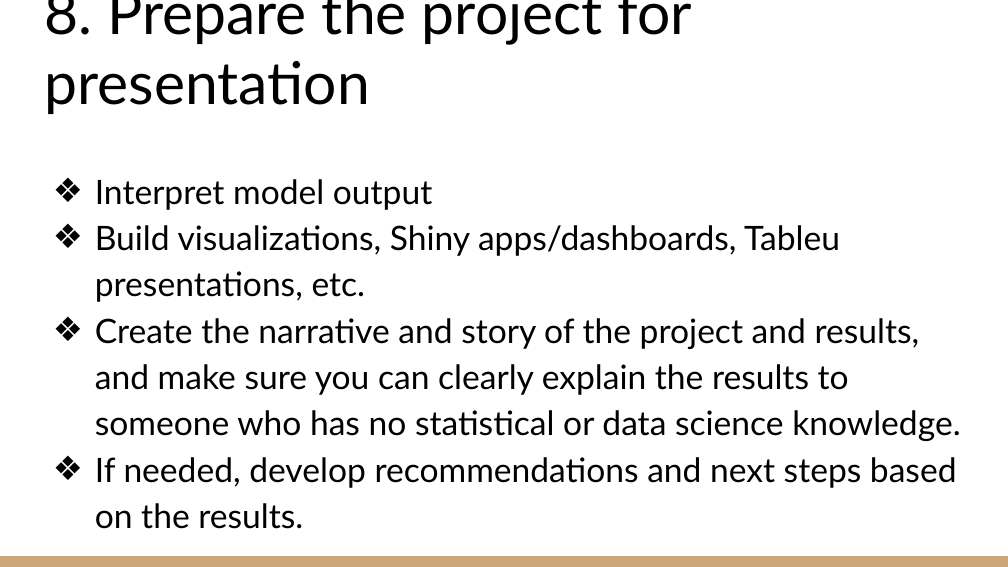
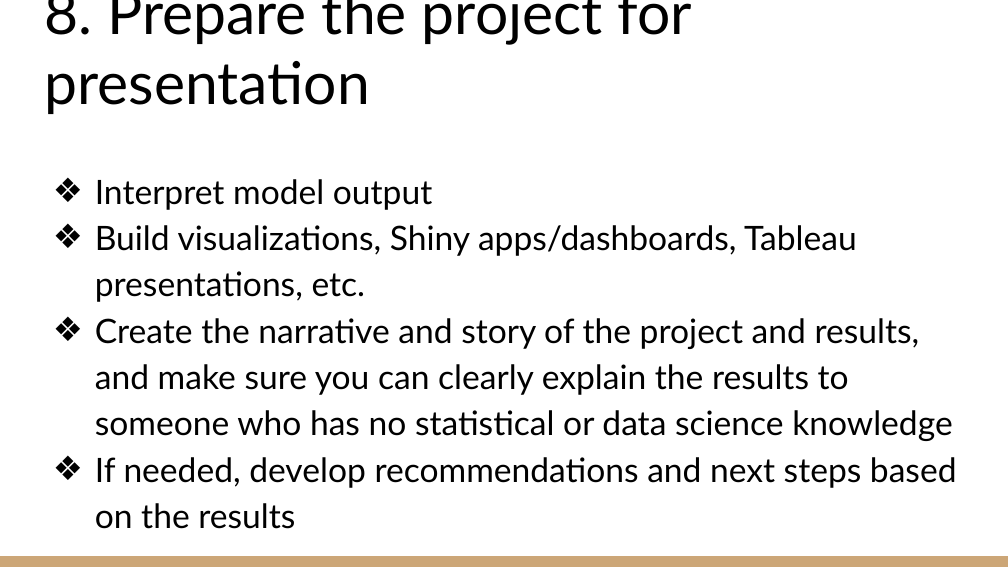
Before and after one commit to MarinaWyss/HertieDataNerds, a slide deck: slide 10 of ProjectExample/Data Science Projects.pptx. Drawn at 1008x567 pixels with LibreOffice and Linux fonts; fonts in the diff are those of the drawing. Boxes give left, top, right and bottom in pixels: in the first picture for what was removed or moved away, otherwise in the second. Text is boxed around its words. In the diff, an @@ line names an element or a change of style, - is before the commit and + after.

Commit message:
Small edits to ppt

```diff
--- a/ProjectExample/Data Science Projects.pptx
+++ b/ProjectExample/Data Science Projects.pptx
@@ text at (x1=95, y1=225, x2=957, y2=529): text changed @@
-❖ Build visualizations, Shiny apps/dashboards, Tableu presentations, etc.
-❖ Create the narrative and story of the project and results, and make sure you can clearly explain the results to someone who has no statistical or data science knowledge.
-❖ If needed, develop recommendations and next steps based on the results.
+❖ Build visualizations, Shiny apps/dashboards, Tableau presentations, etc.
+❖ Create the narrative and story of the project and results, and make sure you can clearly explain the results to someone who has no statistical or data science knowledge
+❖ If needed, develop recommendations and next steps based on the results
```
Also in this commit, not shown: 1 other slide changed.
